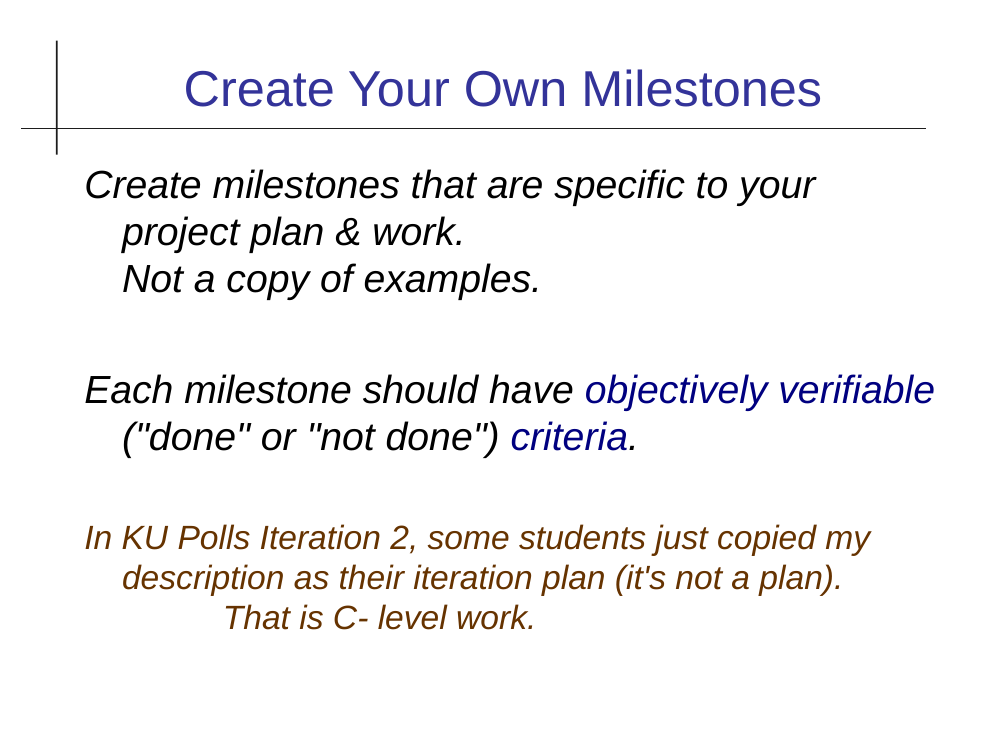
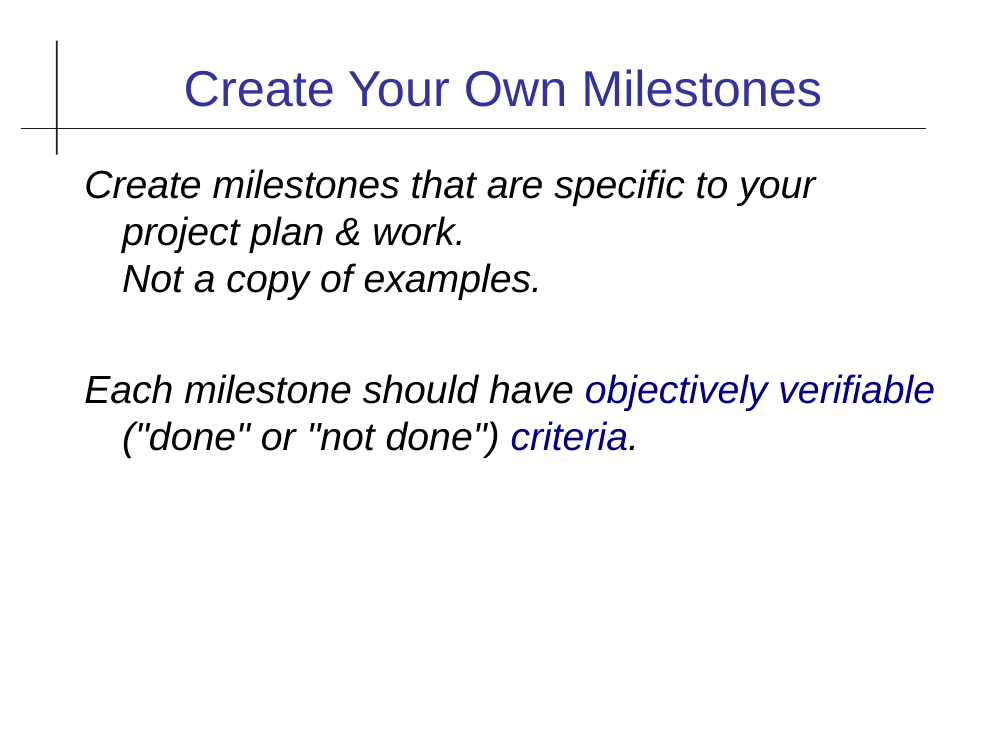
Before and after one commit to cpske/ISP, a slide deck: slide 11 of assignment/project/Iteration1.odp (slide 10 before the commit). Drawn at 1008x756 pixels with LibreOffice and Linux fonts; fonts in the diff are those of the drawing. Boxes give left, top, right and bottom in pixels: in the first picture for what was removed or moved away, otherwise in the second. Text is boxed around its words. In the diff, an @@ line names an element or a change of style, - is before the commit and + after.

```diff
--- a/assignment/project/Iteration1.odp
+++ b/assignment/project/Iteration1.odp
@@ text at (x1=84, y1=524, x2=870, y2=630): paragraph removed @@
-In KU Polls Iteration 2, some students just copied my description as their iteration plan (it's not a plan).
-That is C- level work.
```
Also in this commit, not shown: 9 other slides changed, 4 slides added, 3 slides removed, 6 other files.
